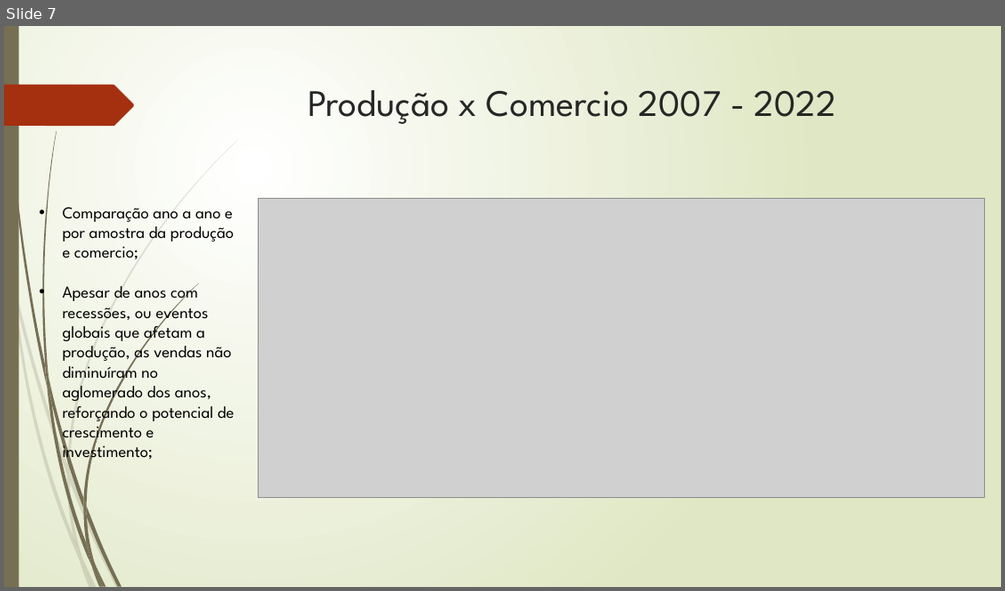
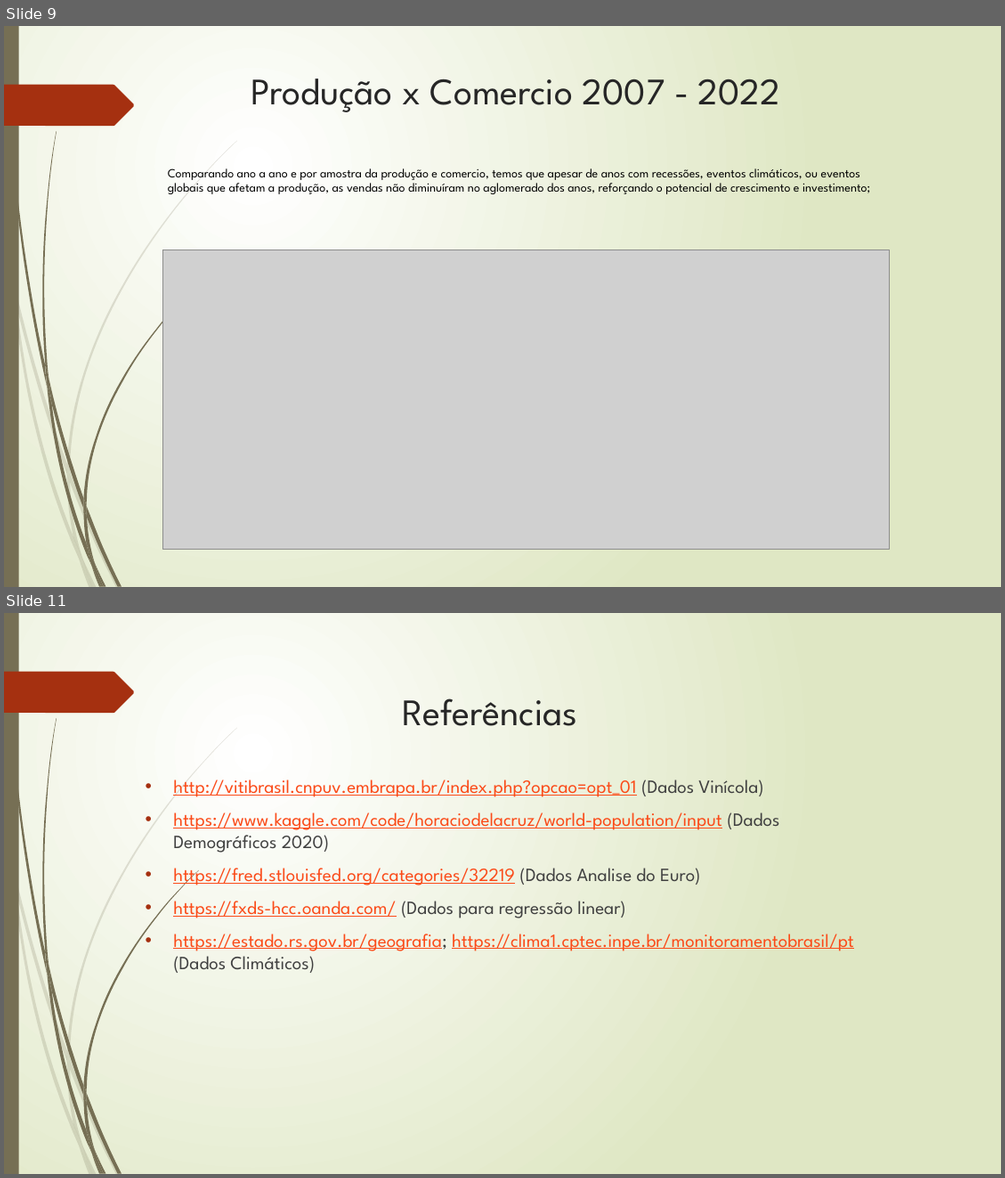
Before and after one commit to SinxCode/Tech-Challenge, a slide deck: Tech - Challenge.pptx. Shown one above the other, each under a label of ours: slide 7 before the commit, slides 9 and 11 after it; the slides between them are not shown. The pictures are 1005x591 and 1005x1178 pixels, drawn with LibreOffice and Linux fonts; fonts in the diff are those of the drawing; grey boxes stand for pictures. Boxes give left, top, right and bottom in pixels: in the first picture for what was removed or moved away, otherwise in the second. Text is boxed around its words. In the diff, an @@ line names an element or a change of style, - is before the commit and + after.

Commit message:
Add files via upload
POWER POINT FINAL PARA ENTREGA TECH CHALLENGE

```diff
--- a/Tech - Challenge.pptx
+++ b/Tech - Challenge.pptx
@@ slide 11 added at box(4, 613, 1001, 1174), background gradient #FFFFFF to #DFE8C4; not listed: 24 template elements that a slide beside it also shows @@
@@ title added at box(402, 698, 577, 726), 36 pt, text #262626 @@
+Referências
@@ text added at box(173, 779, 854, 973), 18 pt, text #FB4A18, underline @@
+• http://vitibrasil.cnpuv.embrapa.br/index.php?opcao=opt_01 (Dados Vinícola)
+• https://www.kaggle.com/code/horaciodelacruz/world-population/input (Dados Demográficos 2020)
+• https://fred.stlouisfed.org/categories/32219 (Dados Analise do Euro)
+• https://fxds-hcc.oanda.com/ (Dados para regressão linear)
+• https://estado.rs.gov.br/geografia; https://clima1.cptec.inpe.br/monitoramentobrasil/pt (Dados Climáticos)
@@ what was slide 7 is now slide 9 @@
@@ slide 9 changed as well @@
@@ title "Produção x Comercio 2007 - ...": place and size @@
-title "Produção x Comercio 2007 - ..." at box(307, 90, 836, 124)
+title "Produção x Comercio 2007 - ..." at box(251, 79, 780, 112)
@@ text at box(168, 168, 870, 194): text changed; size 16 to 12 pt @@
-• Comparação ano a ano e por amostra da produção e comercio;
-• Apesar de anos com recessões, ou eventos globais que afetam a produção, as vendas não diminuíram no aglomerado dos anos, reforçando o potencial de crescimento e investimento;
+Comparando ano a ano e por amostra da produção e comercio, temos que apesar de anos com recessões, eventos climáticos, ou eventos globais que afetam a produção, as vendas não diminuíram no aglomerado dos anos, reforçando o potencial de crescimento e investimento;
@@ picture: place and size @@
-picture at box(259, 198, 985, 497)
+picture at box(162, 249, 889, 548)
```
Also in this commit, not shown: 6 other slides changed, 3 other slides added.
